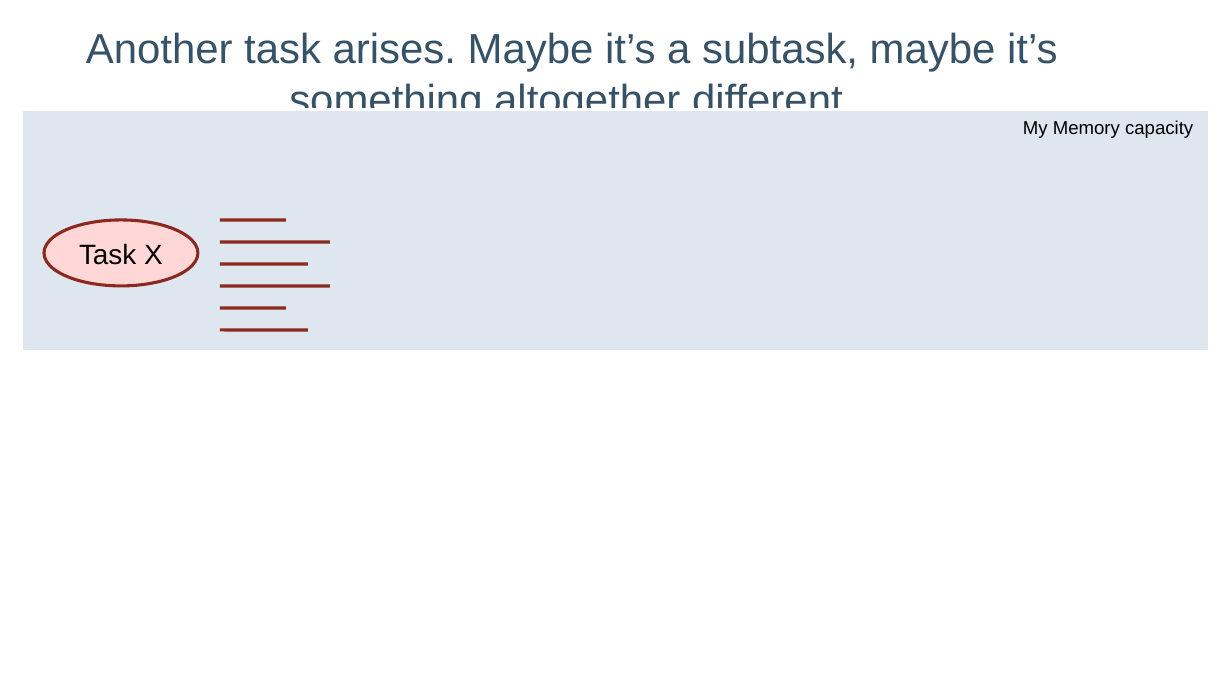
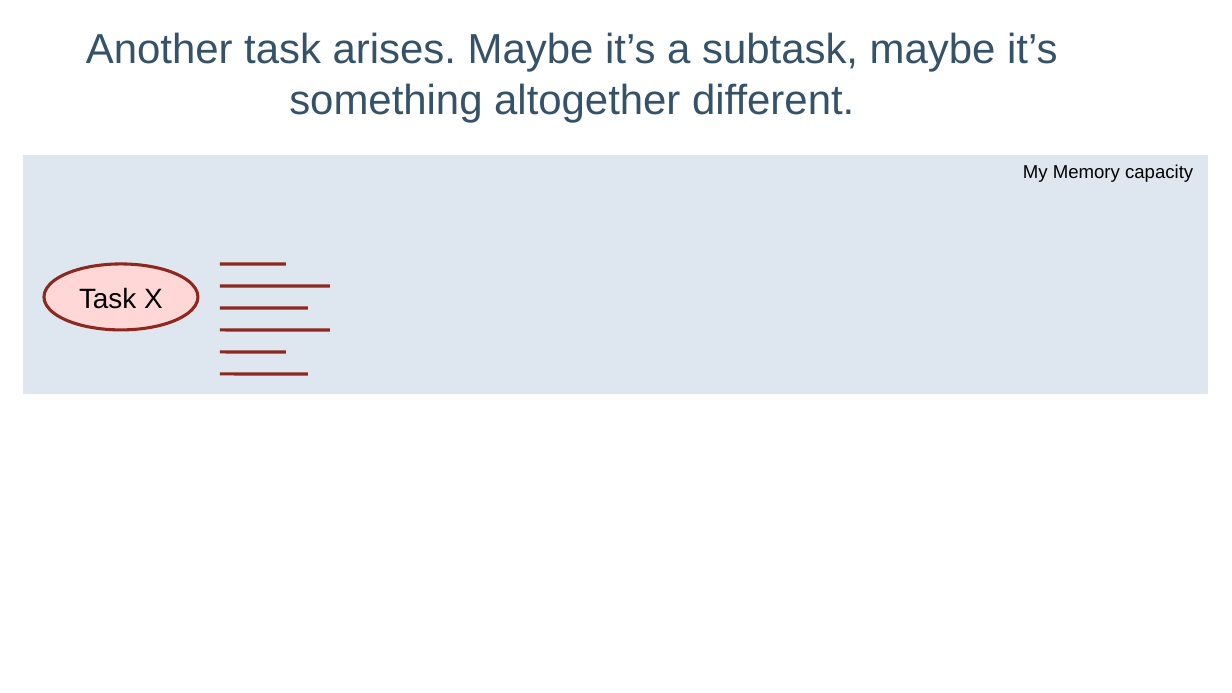
Before and after one commit to lelanthran/frame, a slide deck: slide 8 of docs/FrameIntroduction.odp. Drawn at 1232x693 pixels with LibreOffice and Linux fonts; fonts in the diff are those of the drawing; background and template pictures are left out. Boxes give left, top, right and bottom in pixels: in the first picture for what was removed or moved away, otherwise in the second. Text is boxed around its words. In the diff, an @@ line names an element or a change of style, - is before the commit and + after.

```diff
--- a/docs/FrameIntroduction.odp
+++ b/docs/FrameIntroduction.odp
@@ 1 ellipse, 1 text, 1 line, 1 rectangle: place and size @@
-1 ellipse, 1 text, 1 line, 1 rectangle at <box>22,110,1211,352</box>
+1 ellipse, 1 text, 1 line, 1 rectangle at <box>22,154,1211,397</box>
@@ line moved from (220, 264) - (309, 264) to (220, 264) - (286, 264) @@
@@ line moved from (220, 330) - (309, 330) to (220, 309) - (309, 309) @@
@@ line moved from (220, 243) - (330, 243) to (220, 330) - (330, 330) @@
@@ line moved from (220, 220) - (286, 220) to (220, 375) - (309, 375) @@
```
Also in this commit, not shown: 20 other slides changed, 1 other file.
